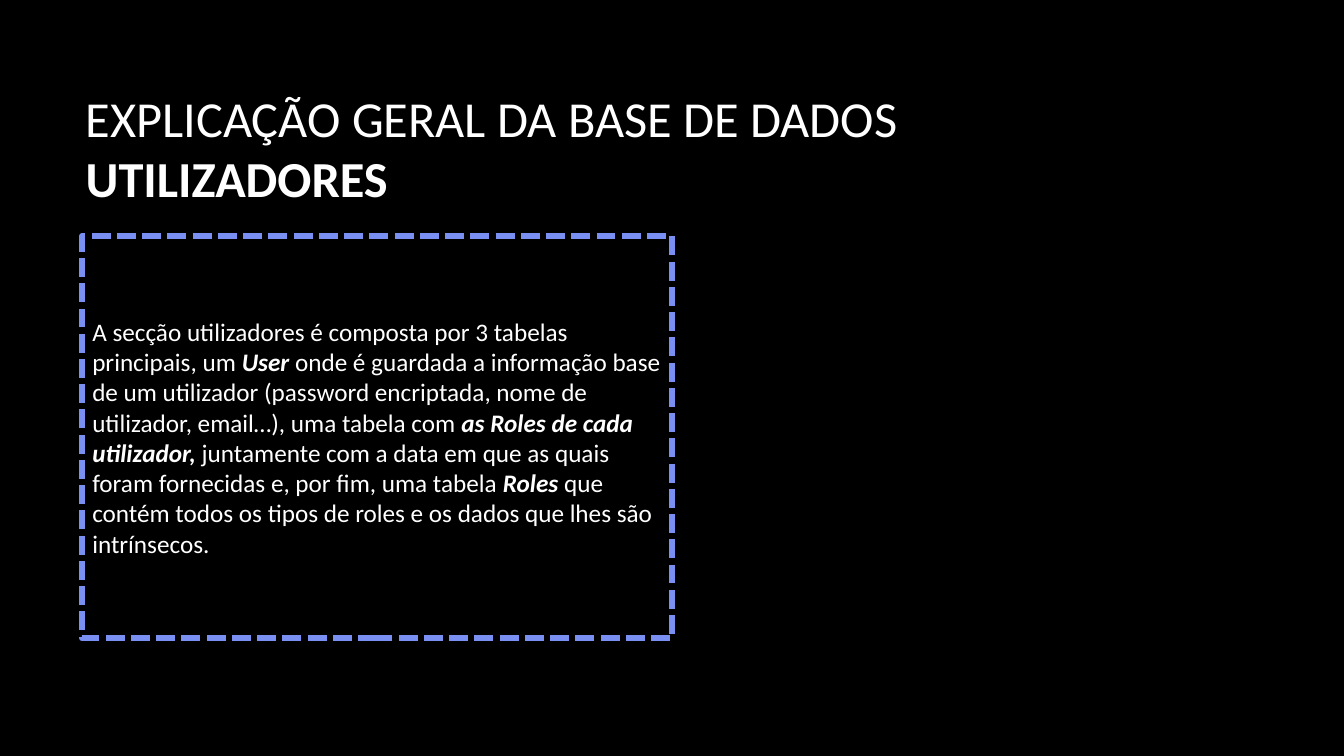
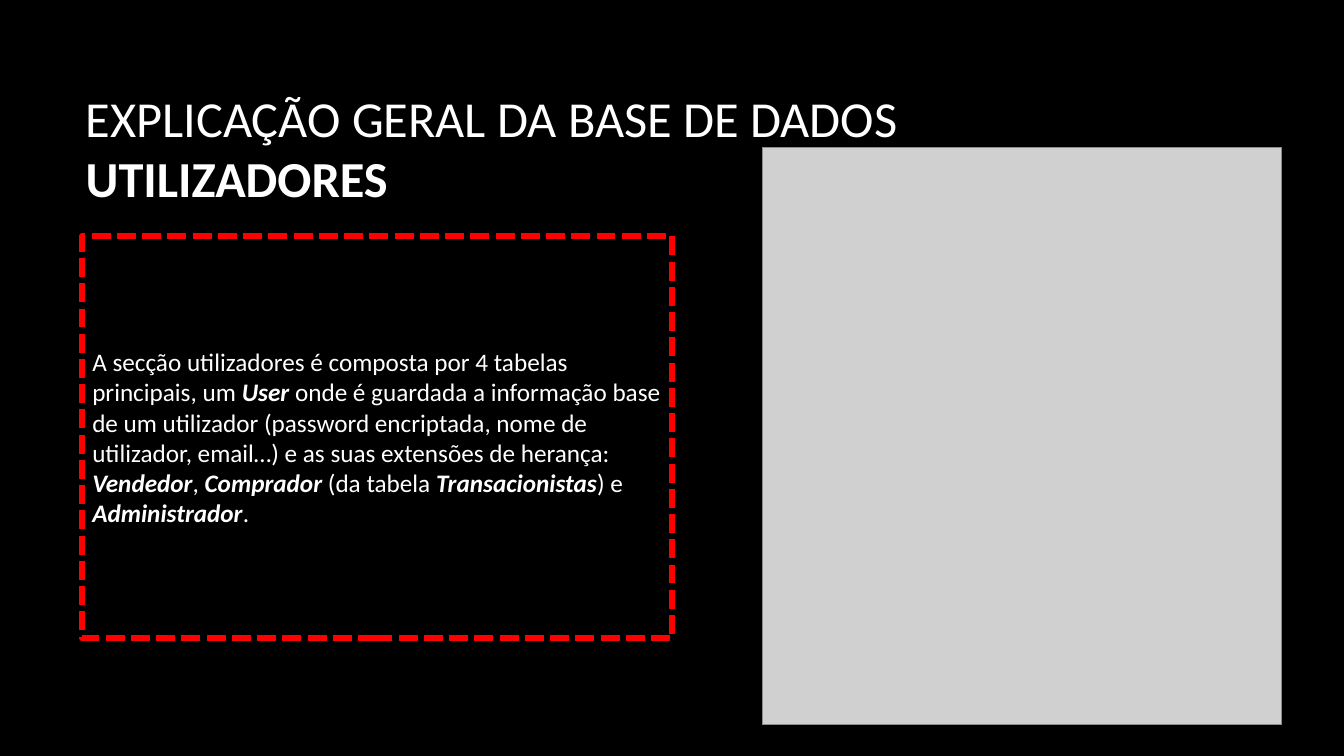
Before and after one commit to PolpEdu/Trabalho-Pr-ticpo, a slide deck: slide 5 of Trabalho prático.pptx. Drawn at 1344x756 pixels with LibreOffice and Linux fonts; fonts in the diff are those of the drawing; grey boxes stand for pictures; background and template pictures are left out. Boxes give left, top, right and bottom in pixels: in the first picture for what was removed or moved away, otherwise in the second. Text is boxed around its words. In the diff, an @@ line names an element or a change of style, - is before the commit and + after.

```diff
--- a/Trabalho prático.pptx
+++ b/Trabalho prático.pptx
@@ picture added at (763, 147, 1282, 725) @@
@@ rectangle "A secção utilizadores é composta ..." at (83, 236, 673, 638): outline #798FF2 4.5 pt dashed to #FF0000 4.5 pt dashed @@
@@ text in rectangle at (92, 353, 661, 523): text changed @@
-A secção utilizadores é composta por 3 tabelas principais, um User onde é guardada a informação base de um utilizador (password encriptada, nome de utilizador, email…), uma tabela com as Roles de cada utilizador, juntamente com a data em que as quais foram fornecidas e, por fim, uma tabela Roles que contém todos os tipos de roles e os dados que lhes são intrínsecos.
+A secção utilizadores é composta por 4 tabelas principais, um User onde é guardada a informação base de um utilizador (password encriptada, nome de utilizador, email…) e as suas extensões de herança: Vendedor, Comprador (da tabela Transacionistas) e Administrador.
```
Also in this commit, not shown: 6 other slides changed, 2 other files.
